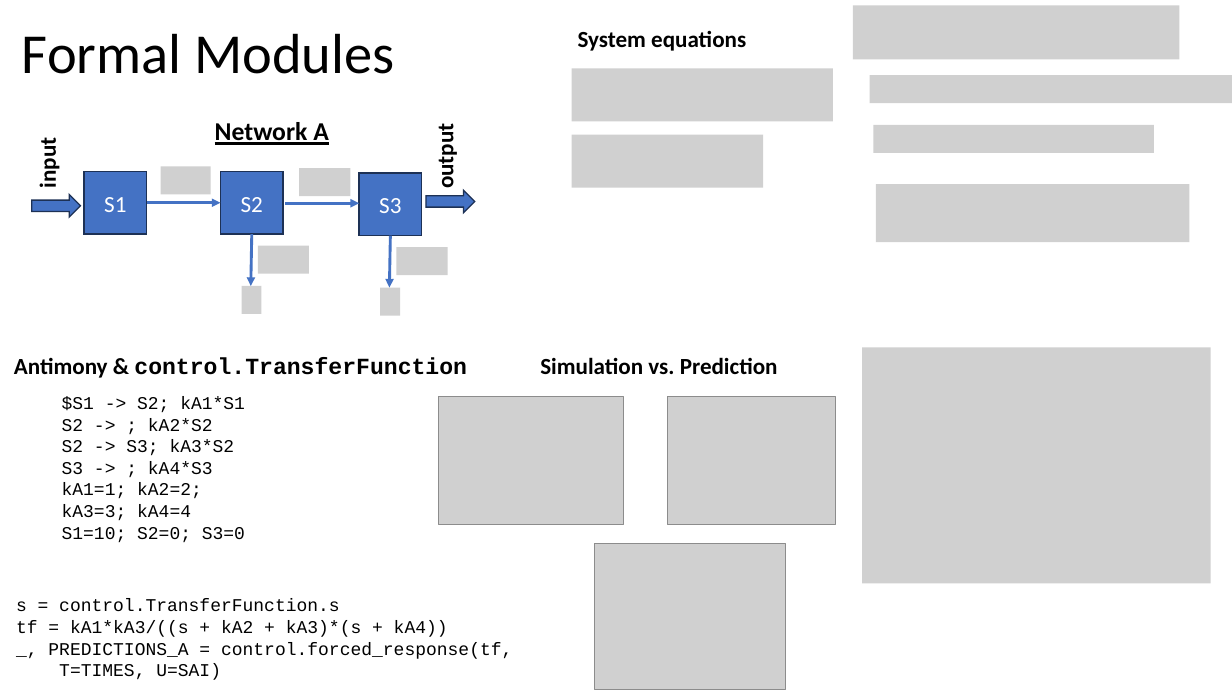
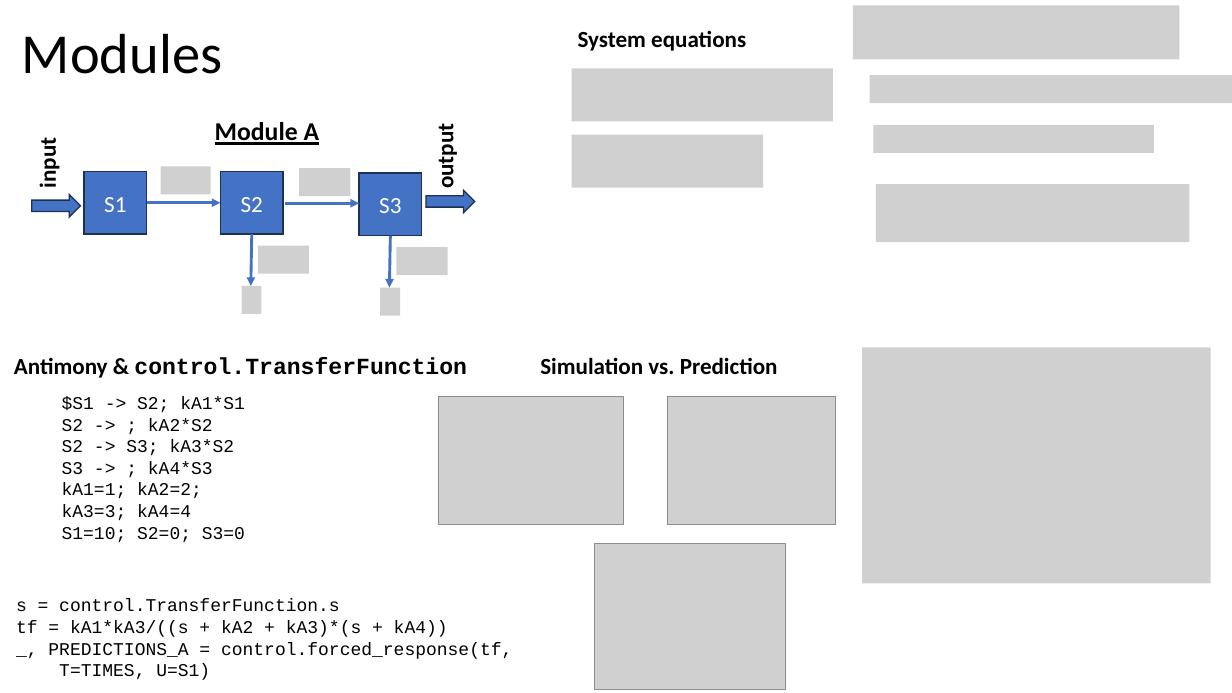
Before and after one commit to joseph-hellerstein/linear_reaction_networks, a slide deck: slide 6 of docs/module_framework.pptx. Drawn at 1232x693 pixels with LibreOffice and Linux fonts; fonts in the diff are those of the drawing; grey boxes stand for pictures. Boxes give left, top, right and bottom in pixels: in the first picture for what was removed or moved away, otherwise in the second. Text is boxed around its words. In the diff, an @@ line names an element or a change of style, - is before the commit and + after.

```diff
--- a/docs/module_framework.pptx
+++ b/docs/module_framework.pptx
@@ title at (22, 33, 222, 74): text changed @@
-Formal Modules
+Modules
@@ text at (215, 122, 320, 145): text changed @@
-Network A
+Module A
@@ text at (59, 664, 210, 680): text changed @@
-T=TIMES, U=SAI)
+T=TIMES, U=S1)
```
Also in this commit, not shown: 8 other slides changed, 1 slide added, 1 slide removed.
